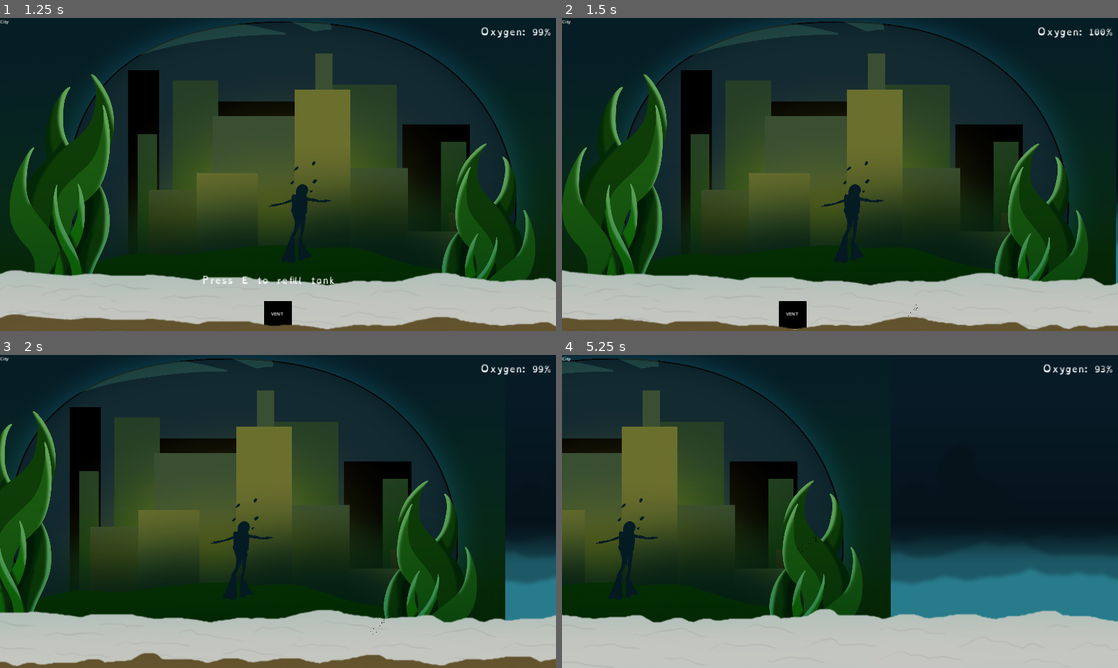
Above: before the commit, frames 1-4 (two rows, left to right).
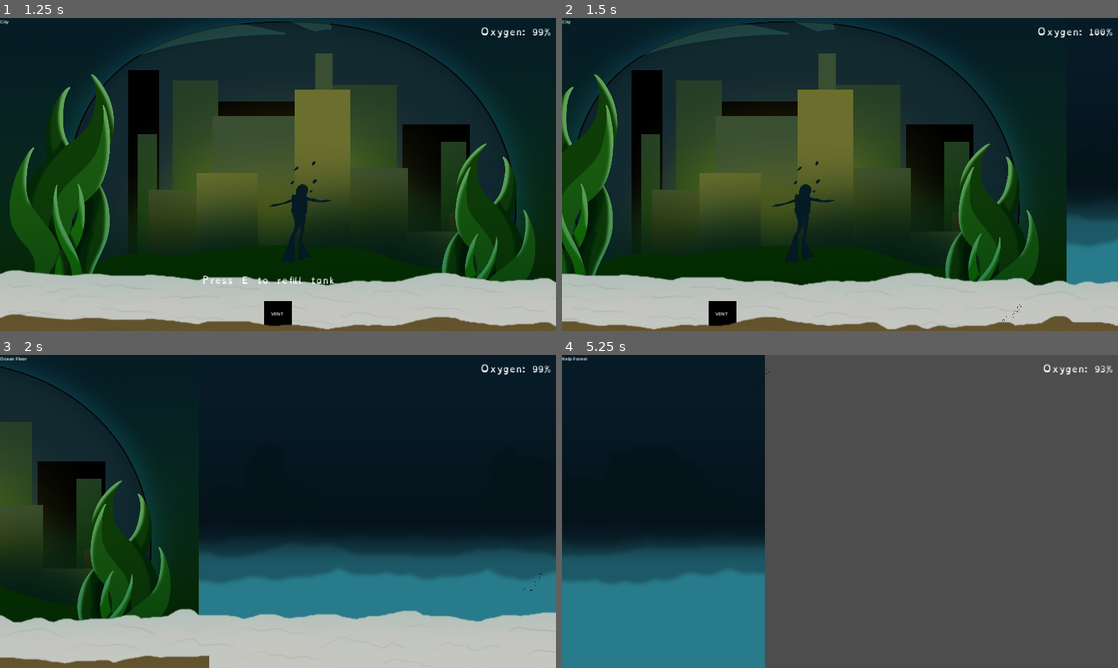
Above: after the commit, the same moments.

Repository: KeyraWebb/Cheezbored
Game: Godot game, scene res://scenes/game.tscn
The game is run twice, just before and just after one commit, with the same random seed, the same clock (stepped at 60 frames per second) and the same inputs. The engine's default icon, where the game draws it, is replaced by a stand-in: a white triangle on a blue panel in a dark square.
Inputs:
- Up to frame 1 (1.25 s): click "Play" at 0.5 s
- Up to frame 2 (1.5 s): tap E (interact) at 1.25 s; hold Right (move_right) from 1.28 s (still down); hold E (interact) from 1.28 s (still down)
- Up to frame 3 (2 s): keep holding Right (move_right); keep holding E (interact); tap Space (jump) at 1.52 s
- Up to frame 4 (5.25 s): release E (interact) at 2.03 s; tap E (interact) at 2.1, 3.6, 5.1 s; tap Space (jump) at 2.27, 3.77, 4.52 s; release Right (move_right) at 2.78 s; hold Left (move_left) 2.78-3.53 s; hold E (interact) 2.78-3.53 s; hold Right (move_right) 3.53-5.03 s; hold E (interact) 4.28-5.03 s; hold Left (move_left) from 5.03 s (still down)

Frame 1 is identical in both runs. In frame 2, 33% of the frame differs, in the area x 0-100%, y 1-100%; in frame 3, 47%; in frame 4, 91%, in the area x 0-100%, y 0-100%.

Commit message:
fix background scroll scale

Diff:
--- a/scenes/underwater_level.tscn
+++ b/scenes/underwater_level.tscn
@@ -38,7 +38,7 @@
 [node name="Player" parent="." instance=ExtResource("1_dsi1s")]
 position = Vector2(960, 1024)
 walk_speed = 900.0
-swim_speed = 2000.0
+swim_speed = 5000.0
 
 [node name="Borders" type="Node2D" parent="."]
 
@@ -90,7 +90,7 @@
 [node name="ParallaxBackground" type="ParallaxBackground" parent="Zones"]
 
 [node name="Background" type="ParallaxLayer" parent="Zones/ParallaxBackground"]
-motion_scale = Vector2(0.2, 0.2)
+motion_scale = Vector2(0.5, 0.5)
 
 [node name="City" type="Sprite2D" parent="Zones/ParallaxBackground/Background"]
 position = Vector2(9.53674e-07, 2.18279e-11)
@@ -105,7 +105,7 @@
 centered = false
 
 [node name="Foreground" type="ParallaxLayer" parent="Zones/ParallaxBackground"]
-motion_scale = Vector2(0.4, 0.4)
+motion_scale = Vector2(0.75, 0.75)
 
 [node name="OceanFloor" type="Sprite2D" parent="Zones/ParallaxBackground/Foreground"]
 texture = ExtResource("4_8eb2o")
@@ -127,11 +127,11 @@
 scale = Vector2(0.5, 0.5)
 
 [node name="Ocean Floor" type="Node2D" parent="Zones" groups=["Zones"]]
-position = Vector2(5756, 0)
+position = Vector2(2876, 0)
 scale = Vector2(0.5, 0.5)
 
 [node name="Kelp Forest" type="Node2D" parent="Zones" groups=["Zones"]]
-position = Vector2(24855, 0)
+position = Vector2(10500, 0)
 scale = Vector2(0.5, 0.5)
 
 [node name="Popped Town" type="Node2D" parent="Zones" groups=["Zones"]]
@@ -162,16 +162,13 @@
 [node name="PipeLayer" type="Node2D" parent="."]
 
 [node name="Beacon1" type="Node2D" parent="PipeLayer"]
-position = Vector2(10608, 1024)
+position = Vector2(8688, 1024)
 script = ExtResource("9_yavqo")
 
 [node name="BeaconArea" parent="PipeLayer/Beacon1" instance=ExtResource("3_rtwnx")]
 
 [node name="Pipes" type="Node2D" parent="PipeLayer/Beacon1"]
 position = Vector2(-5760, 0)
-
-[node name="Pipe4" parent="PipeLayer/Beacon1/Pipes" instance=ExtResource("7_3dd0i")]
-position = Vector2(-3840, 0)
 
 [node name="Pipe5" parent="PipeLayer/Beacon1/Pipes" instance=ExtResource("7_3dd0i")]
 position = Vector2(-1920, 0)
